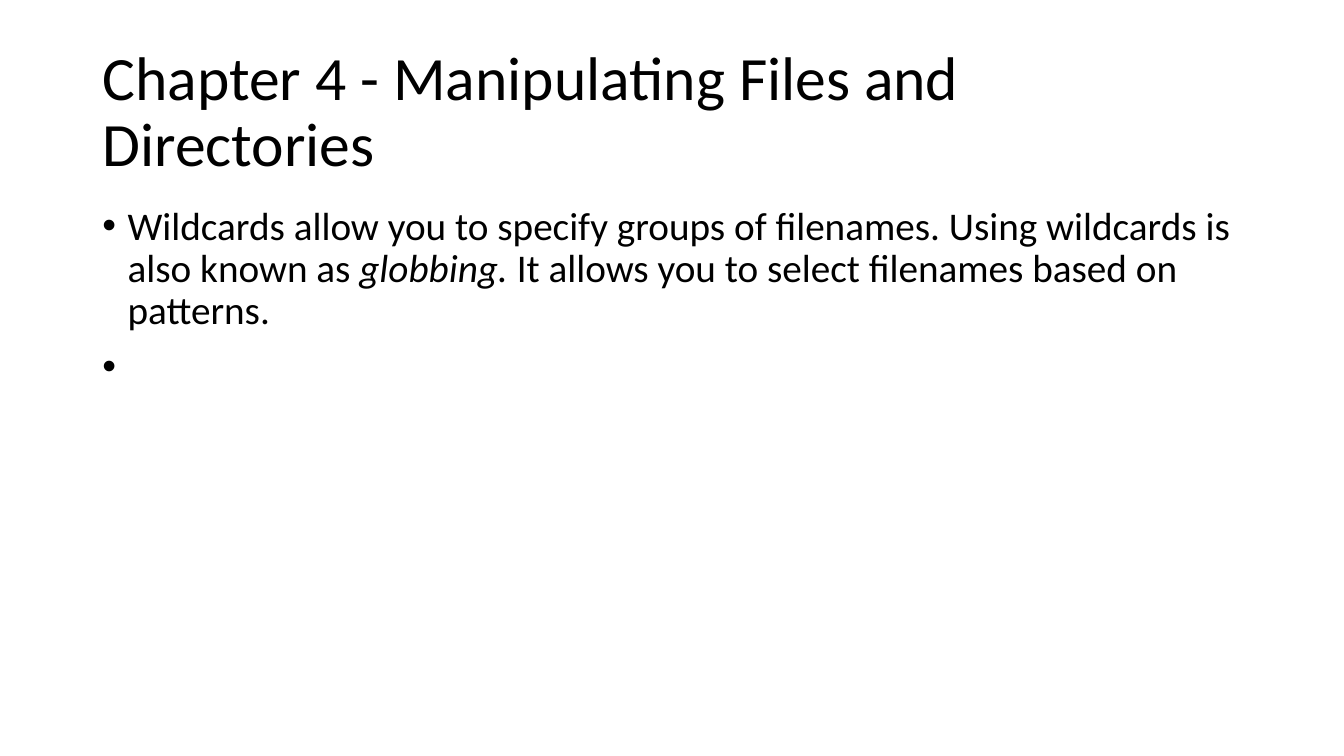
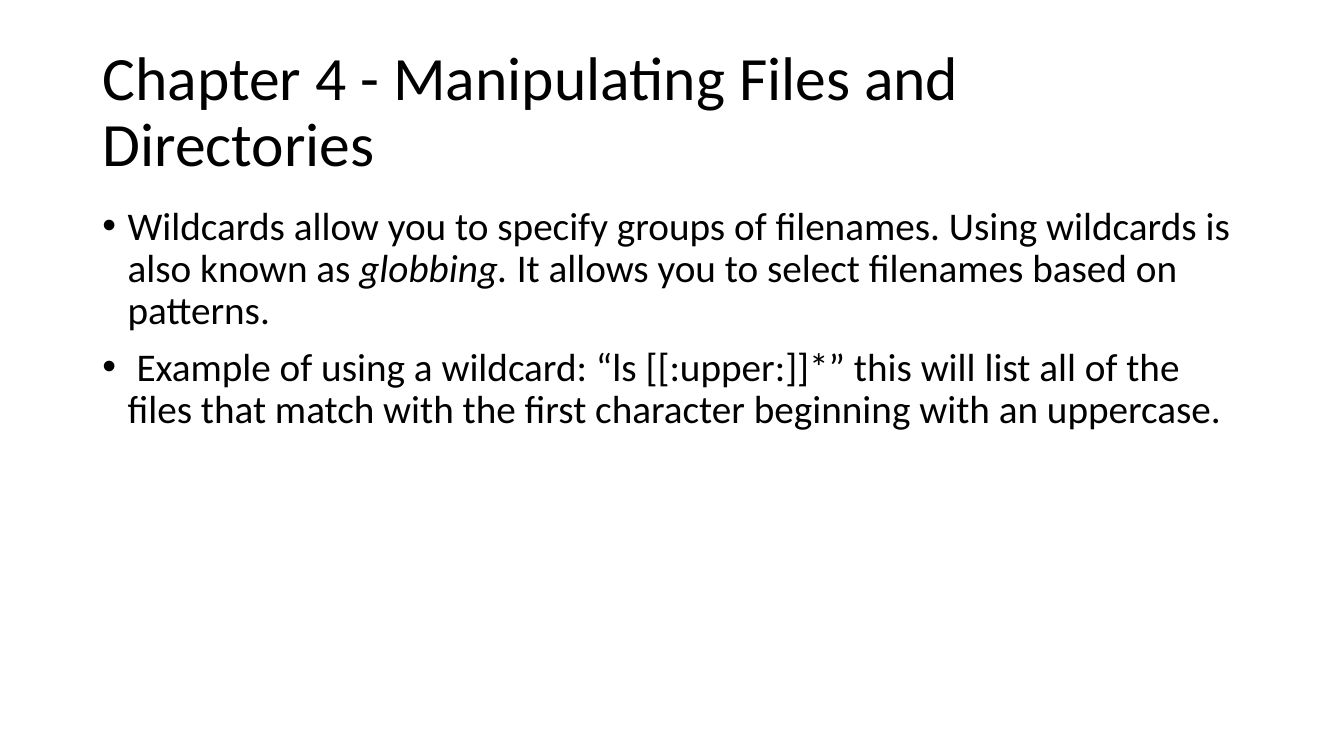
Before and after one commit to znorcross211/CSI402-Notes, a slide deck: slide 23 of Notes/shell-notes.pptx. Drawn at 1344x756 pixels with LibreOffice and Linux fonts; fonts in the diff are those of the drawing. Boxes give left, top, right and bottom in pixels: in the first picture for what was removed or moved away, otherwise in the second. Text is boxed around its words. In the diff, an @@ line names an element or a change of style, - is before the commit and + after.

Commit message:
Update

```diff
--- a/Notes/shell-notes.pptx
+++ b/Notes/shell-notes.pptx
@@ text at <box>128,352,1221,430</box>: paragraph added @@
+• Example of using a wildcard: “ls [[:upper:]]*” this will list all of the files that match with the first character beginning with an uppercase.
```
Also in this commit, not shown: 3 slides added.
